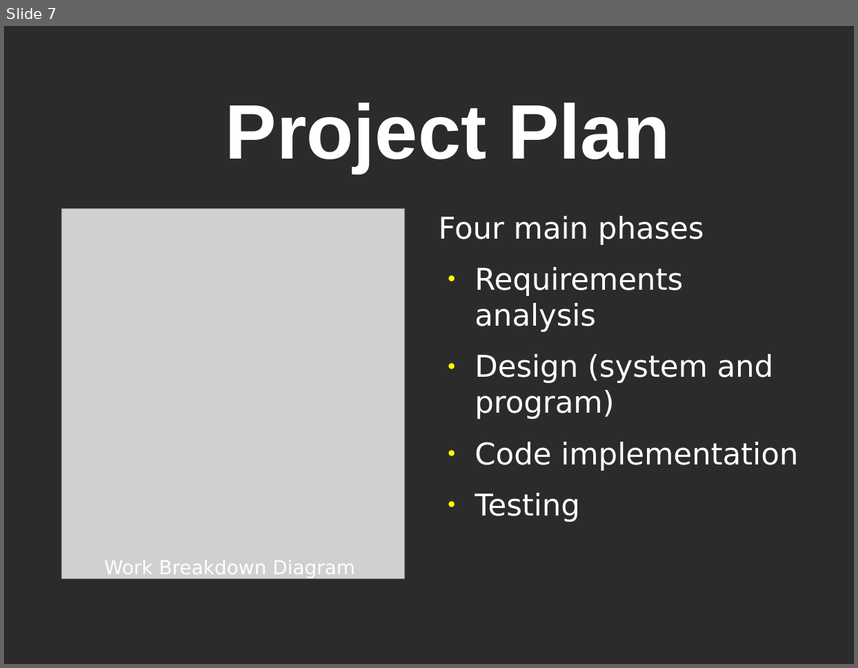
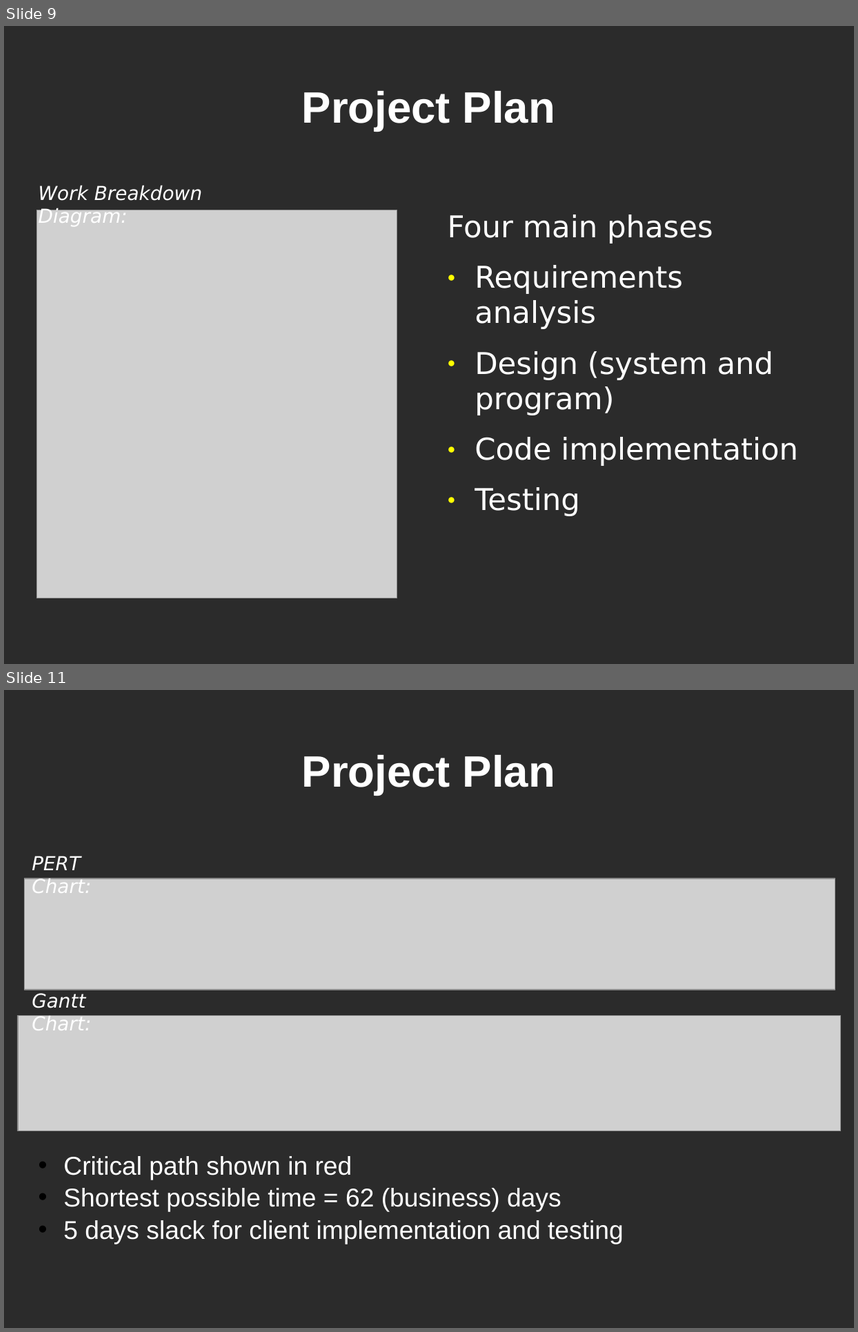
Before and after one commit to CoNetPad/CoNetPad, a slide deck: docs/Deliverable1/Presentation/Presentation1.odp. Shown one above the other, each under a label of ours: slide 7 before the commit, slides 9 and 11 after it; the slides between them are not shown. The pictures are 858x668 and 858x1332 pixels, drawn with LibreOffice and Linux fonts; fonts in the diff are those of the drawing; grey boxes stand for pictures; background and template pictures are left out; a plain dark background stands for a picture behind light text. Boxes give left, top, right and bottom in pixels: in the first picture for what was removed or moved away, otherwise in the second. Text is boxed around its words. In the diff, an @@ line names an element or a change of style, - is before the commit and + after.

Commit message:
Added Project Plan section to presentation. Minor edits of other sections.

```diff
--- a/docs/Deliverable1/Presentation/Presentation1.odp
+++ b/docs/Deliverable1/Presentation/Presentation1.odp
@@ slide 11 added at (4, 690, 854, 1328), background picture (left out) @@
@@ title added at (302, 755, 555, 795), 41 pt, text #FFFFFF, bold @@
+Project Plan
@@ text added at (32, 856, 91, 893), 18 pt, text #FFFFFF, italic @@
+PERT Chart:
@@ picture added at (24, 878, 835, 989) @@
@@ text added at (32, 993, 91, 1030), 18 pt, text #FFFFFF, italic @@
+Gantt Chart:
@@ picture added at (18, 1016, 842, 1131) @@
@@ text added at (63, 1156, 624, 1243), 24 pt, text #FFFFFF @@
+• Critical path shown in red
+• Shortest possible time = 62 (business) days
+• 5 days slack for client implementation and testing
@@ what was slide 7 is now slide 9 @@
@@ slide 9 changed as well @@
@@ title "Project Plan": place and size @@
-title "Project Plan" at (225, 103, 671, 172)
+title "Project Plan" at (302, 91, 555, 131)
@@ title "Project Plan" at (302, 91, 555, 131): size 72 to 41 pt; indent changed; line spacing 1.5 to 1.04 @@
@@ text at (38, 185, 202, 226): text changed; italic on @@
-Work Breakdown Diagram
+Work Breakdown Diagram:
@@ picture: place and size @@
-picture at (62, 209, 405, 579)
+picture at (37, 210, 397, 597)
@@ text "Four main phases" at (448, 214, 798, 516): indent changed; line spacing 1 to 0.98 @@
```
Also in this commit, not shown: 13 other slides changed, 2 other slides added, 2 slides removed, 1 other file.
